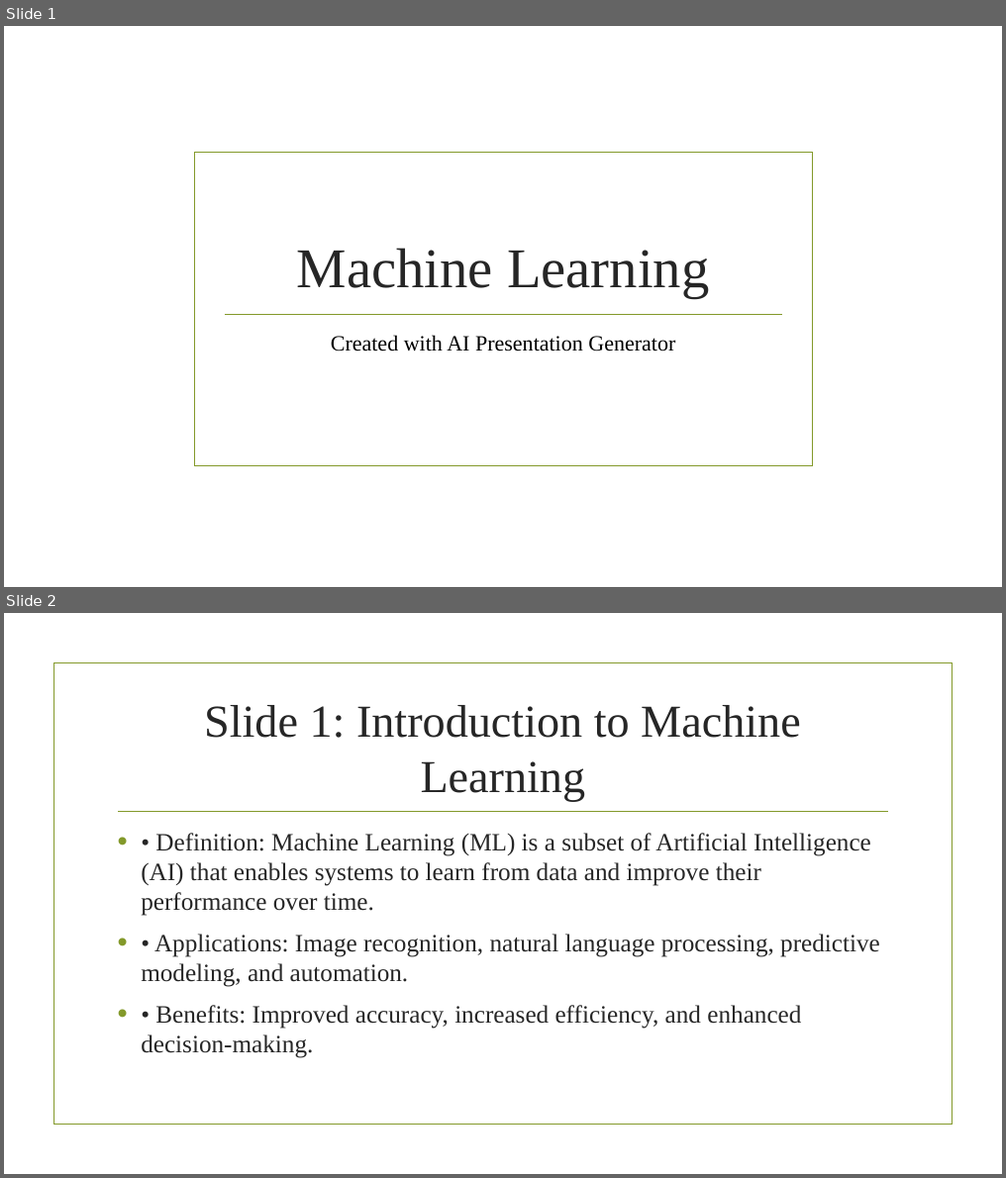
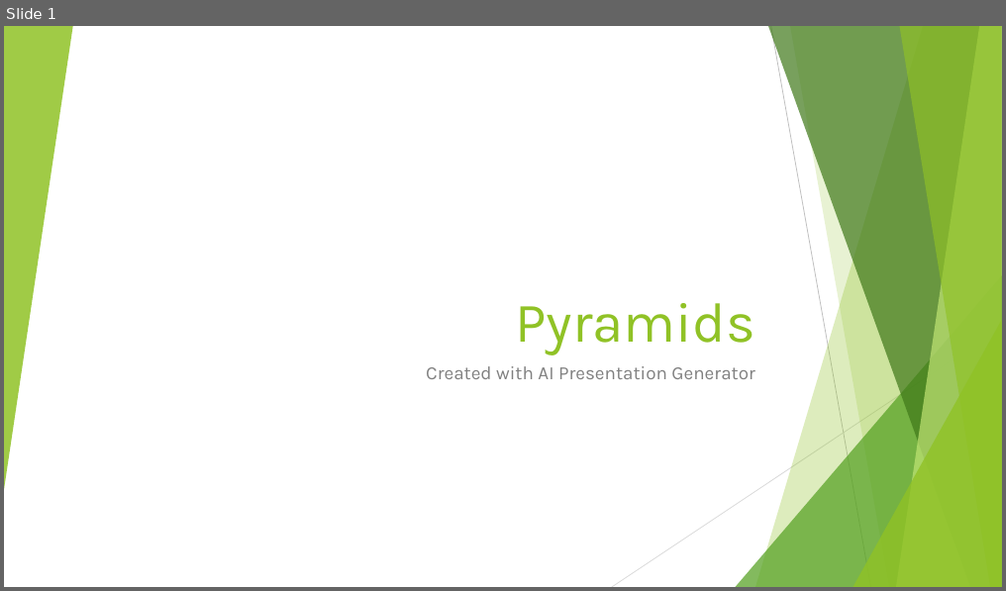
Before and after one commit to ammarmashal/ai-presentation-agent, a slide deck: my_presentation55.pptx. Shown one above the other, each under a label of ours: slides 1 and 2 before the commit, slide 1 after it. The pictures are 1006x1178 and 1006x591 pixels, drawn with LibreOffice and Linux fonts; fonts in the diff are those of the drawing; background and template pictures are left out. Boxes give left, top, right and bottom in pixels: in the first picture for what was removed or moved away, otherwise in the second. Text is boxed around its words. In the diff, an @@ line names an element or a change of style, - is before the commit and + after.

Commit message:
Fix font size handling in create_presentation function

```diff
--- a/my_presentation55.pptx
+++ b/my_presentation55.pptx
@@ slide 2 removed at (4, 613, 1002, 1174), background picture (left out) @@
@@ rectangle removed at (54, 663, 951, 1125) @@
@@ title removed at (204, 705, 801, 801) @@
-Slide 1: Introduction to Machine Learning
@@ line removed from (119, 811) to (888, 811) @@
@@ text removed at (141, 833, 880, 1059) @@
-• • Definition: Machine Learning (ML) is a subset of Artificial Intelligence (AI) that enables systems to learn from data and improve their performance over time.
-• • Applications: Image recognition, natural language processing, predictive modeling, and automation.
-• • Benefits: Improved accuracy, increased efficiency, and enhanced decision-making.
@@ slide 1 changed as well @@
@@ group added at (4, 26, 1002, 587): 5 freeform shapes, 3 triangles, 2 lines @@
@@ rectangle removed at (195, 153, 813, 467) @@
@@ line removed from (224, 314) to (782, 314) @@
@@ title at (515, 303, 755, 356): text changed; font Times New Roman to Karla; text colour #262626 to #90C226 @@
-Machine Learning
+Pyramids
@@ subtitle "Created with AI Presentation Generator": place and size @@
-subtitle "Created with AI Presentation Generator" at (331, 335, 675, 352)
+subtitle "Created with AI Presentation Generator" at (426, 367, 754, 379)
@@ subtitle "Created with AI Presentation Generator" at (426, 367, 754, 379): size 21 to 18 pt, font Times New Roman to Karla, text colour #000000 to #808080; alignment centre to right @@
```
Also in this commit, not shown: 10 slides added, 3 other slides removed, 24 other files.
